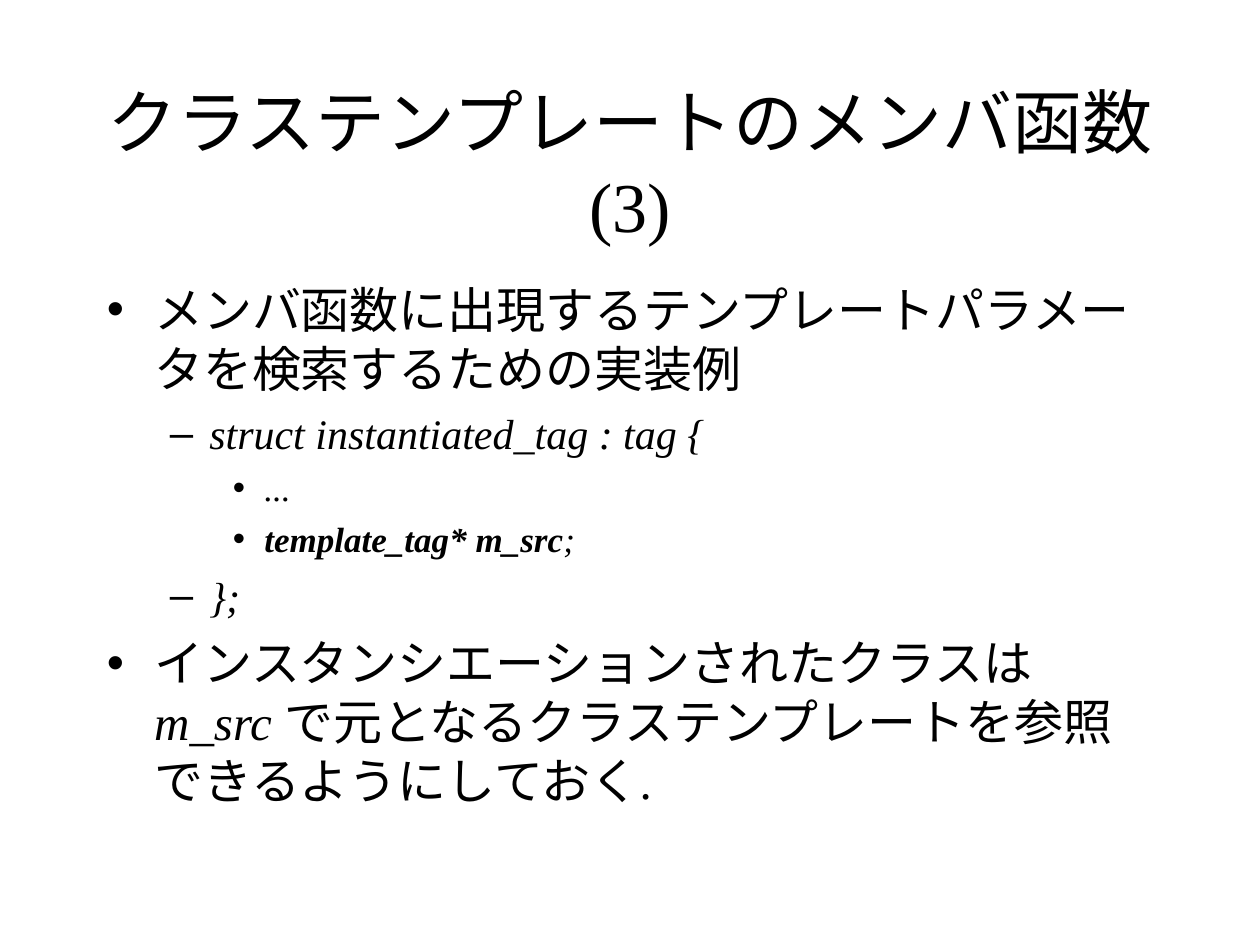
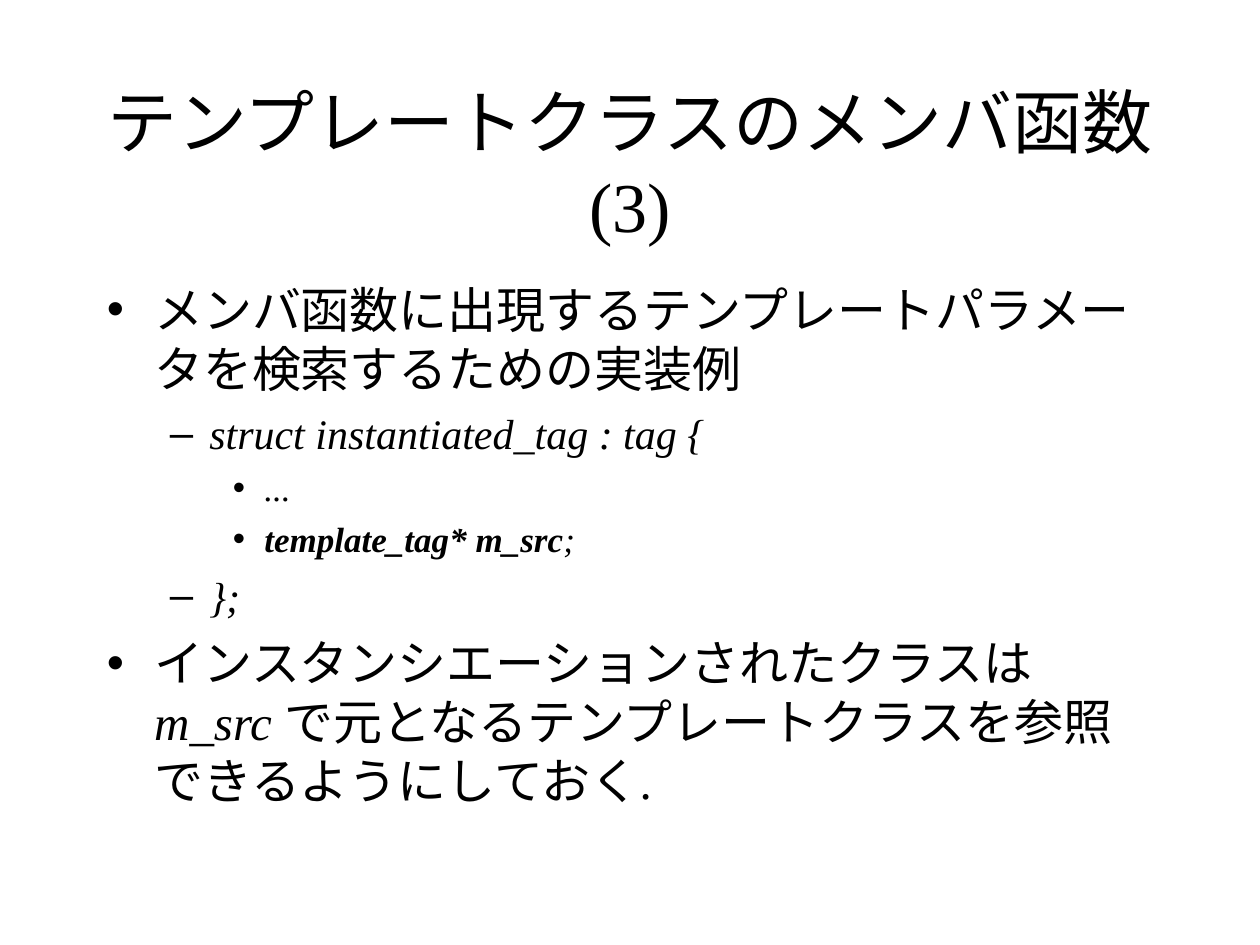
Before and after one commit to KeiHasegawa/cxx_doc, a slide deck: slide 8 of 14_template_parse.ppt. Drawn at 1260x945 pixels with LibreOffice and Linux fonts; fonts in the diff are those of the drawing. Boxes give left, top, right and bottom in pixels: in the first picture for what was removed or moved away, otherwise in the second. Text is boxed around its words. In the diff, an @@ line names an element or a change of style, - is before the commit and + after.

```diff
--- a/14_template_parse.ppt
+++ b/14_template_parse.ppt
@@ title at [107, 89, 1152, 245]: text changed @@
-クラステンプレートのメンバ函数(3)
+テンプレートクラスのメンバ函数(3)
@@ text at [154, 641, 1112, 802]: text changed @@
-• インスタンシエーションされたクラスは m_src で元となるクラステンプレートを参照できるようにしておく.
+• インスタンシエーションされたクラスは m_src で元となるテンプレートクラスを参照できるようにしておく.
```
Also in this commit, not shown: 3 other slides changed, 3 other files.
